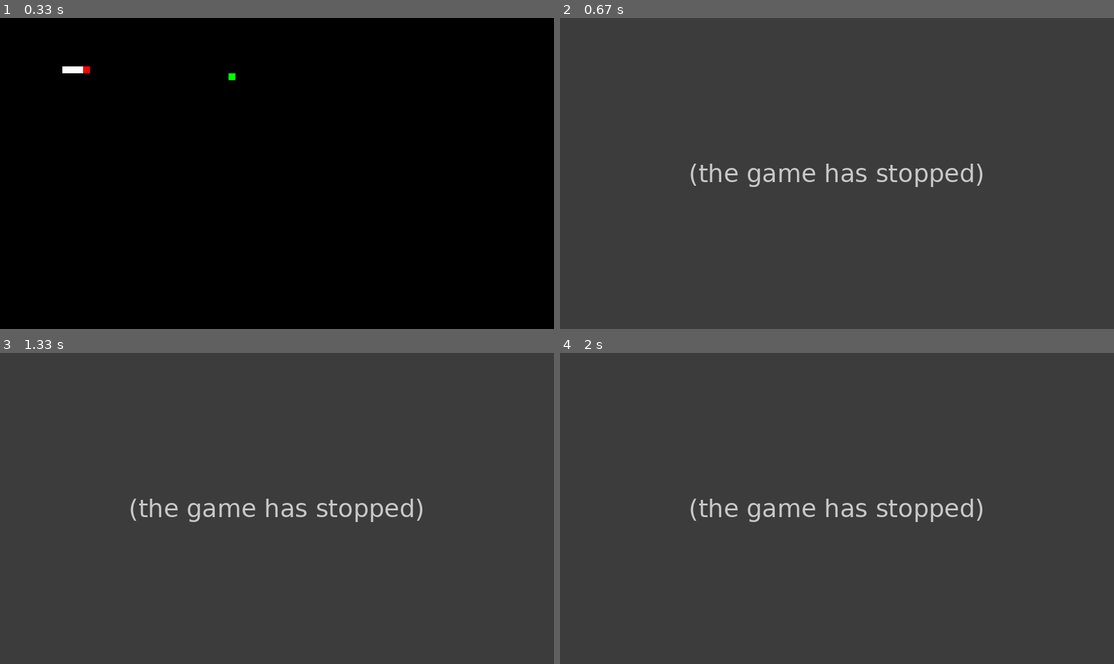
Above: before the commit, frames 1-4 (two rows, left to right).
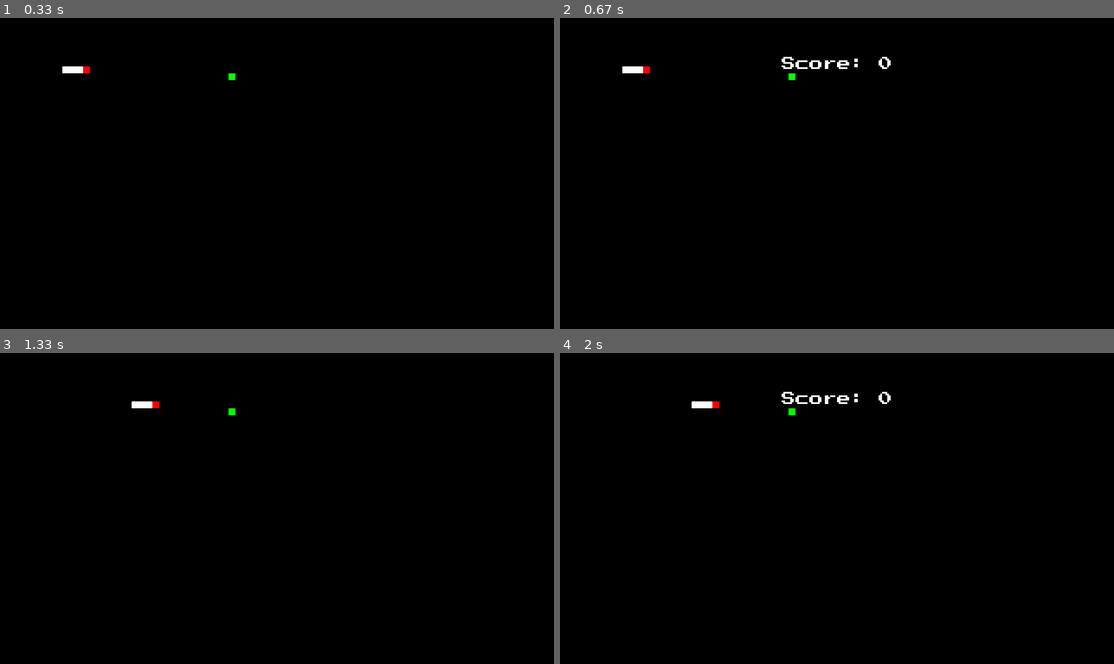
Above: after the commit, the same moments.

Repository: nmurphy101/Pygame2DFramework
Game: pygame game, started from main.py
Same seed, same stepped clock (60 frames per second), same inputs: the game is played once before the commit and once after it.
Inputs:
- Up to frame 1 (0.33 s): no input
- Up to frame 2 (0.67 s): hold Esc from 0.33 s (still down); hold Right from 0.33 s (still down)
- Up to frame 3 (1.33 s): release Esc at 0.8 s; release Right at 0.8 s; hold Esc 0.83-1.3 s
- Up to frame 4 (2 s): hold Esc 1.33-1.8 s; hold Right 1.33-1.8 s

Frame 1 is identical in both runs. In frame 2, 100% of the frame differs, in the area x 0-100%, y 0-100%; in frame 3, 100%; in frame 4, 100%.
Error before the commit: AttributeError: 'BaseGame' object has no attribute 'pause' (game.py line 113); the game stopped at 0.33 s (later frames are placeholders)

Commit message:
Fixed syntax error from moving stuff

Diff:
--- a/pkg/game.py
+++ b/pkg/game.py
@@ -110,11 +110,11 @@
             elif event.type == KEYDOWN:
                 if event.key == K_ESCAPE:
                     if not self.game.game_over:
-                        self.pause = not self.pause
+                        self.game.pause = not self.game.pause
                     else:
                         self.game.game_over = False
-                        self.start()
+                        self.game.start()
             elif event.type == WINDOWFOCUSGAINED:
-                self.focus_pause = False
+                self.game.focus_pause = False
             elif event.type == WINDOWFOCUSLOST:
-                self.focus_pause = True
+                self.game.focus_pause = True
